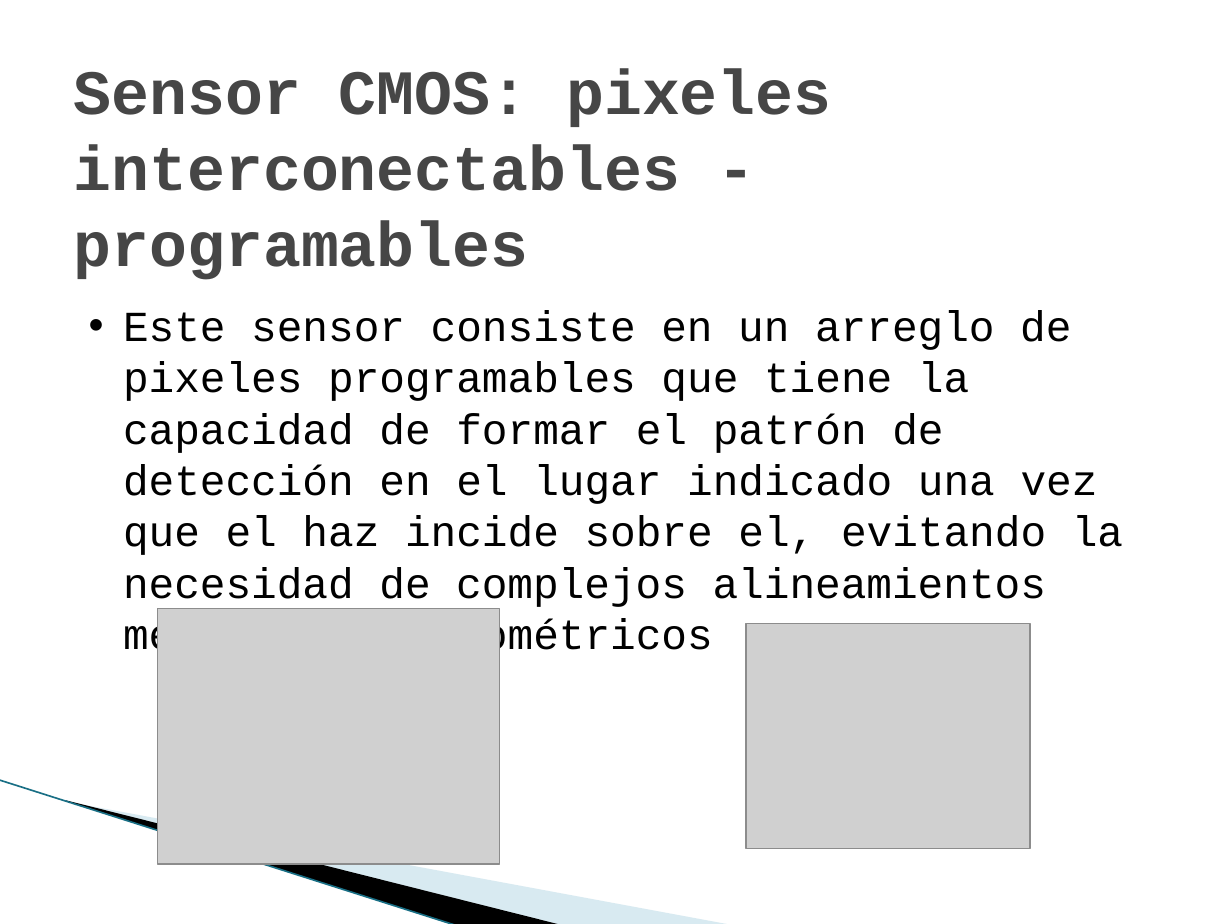
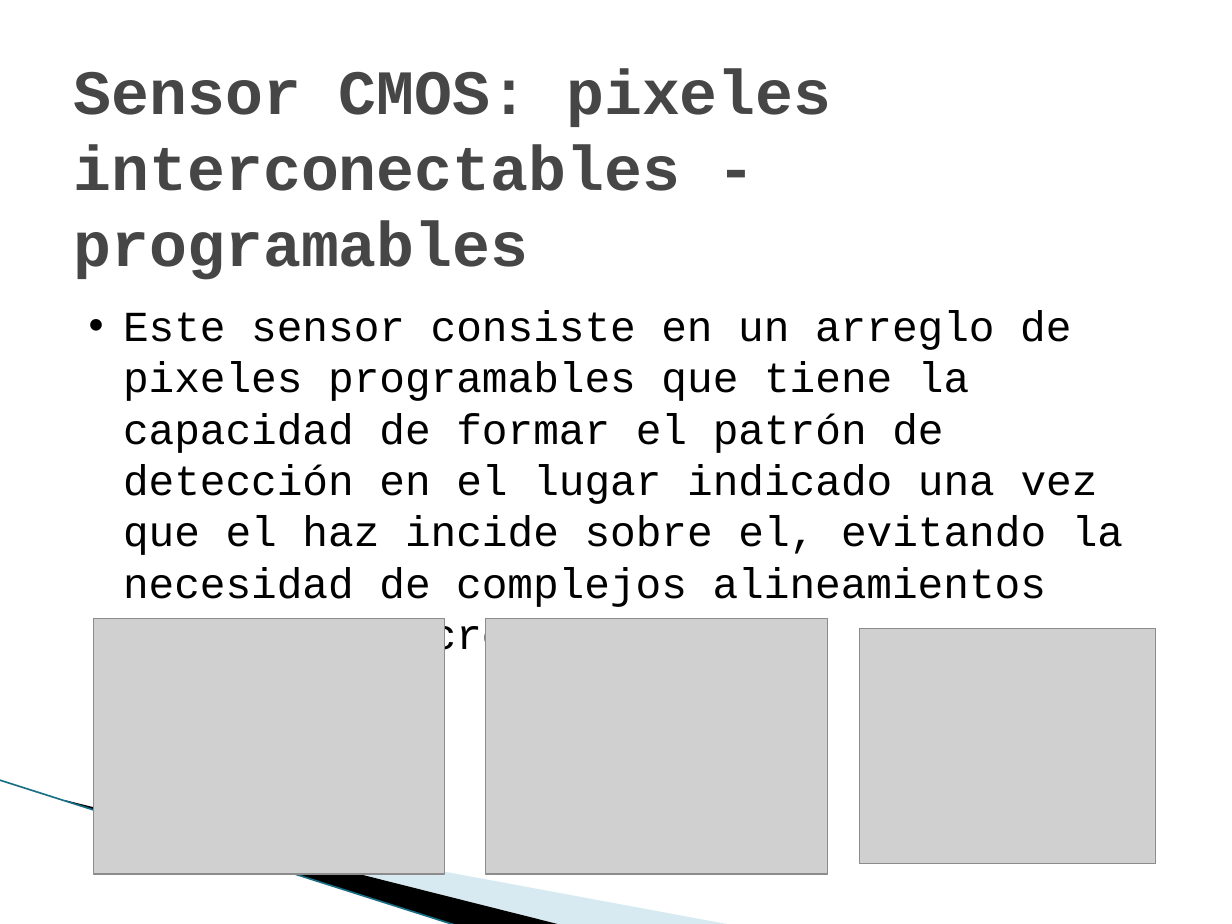
Before and after one commit to marianomorel/maestria-repo, a slide deck: slide 7 of sensores_cmos_presentacion.pptx (slide 6 before the commit). Drawn at 1232x924 pixels with LibreOffice and Linux fonts; fonts in the diff are those of the drawing; grey boxes stand for pictures; background and template pictures are left out. Boxes give left, top, right and bottom in pixels: in the first picture for what was removed or moved away, otherwise in the second. Text is boxed around its words. In the diff, an @@ line names an element or a change of style, - is before the commit and + after.

```diff
--- a/sensores_cmos_presentacion.pptx
+++ b/sensores_cmos_presentacion.pptx
@@ picture added at [94,618,444,873] @@
@@ picture: place and size @@
-picture at [158,609,500,864]
+picture at [485,618,828,873]
@@ picture: place and size @@
-picture at [747,623,1030,849]
+picture at [860,628,1156,864]
```
Also in this commit, not shown: 7 other slides changed, 1 slide added, 2 other files.
